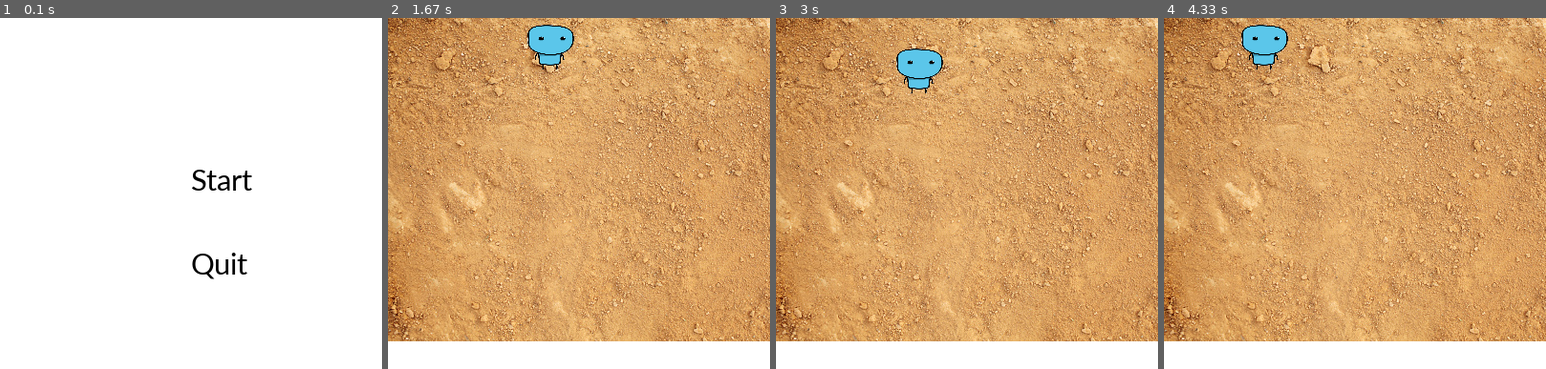
Above: before the commit, frames 1-4 (left to right).
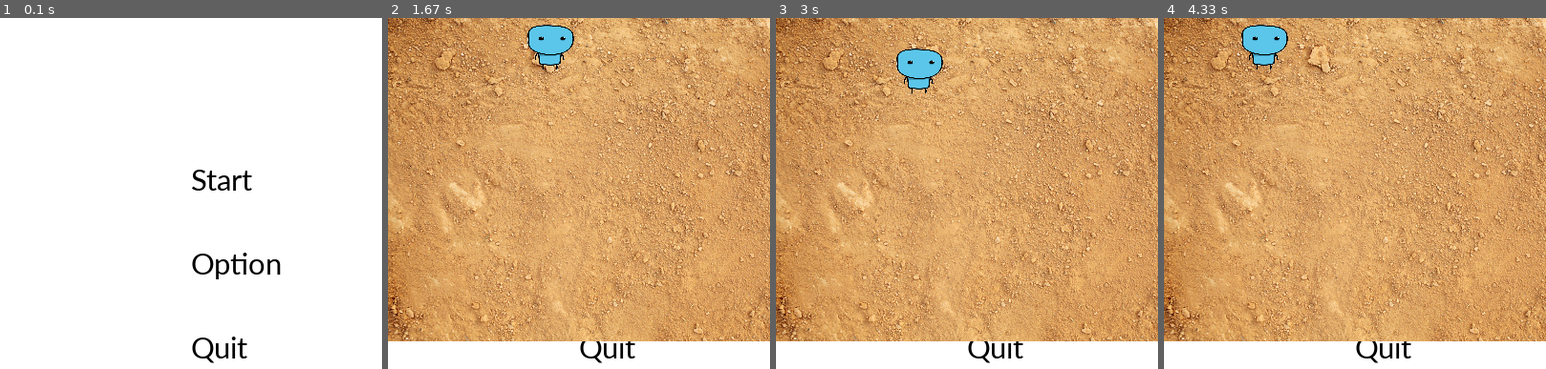
Above: after the commit, the same moments.

Repository: Shiho-c/pygame
Game: pygame game, started from main.py
Same seed, same stepped clock (60 frames per second), same inputs: the game is played once before the commit and once after it.
Inputs (mouse positions are in pixels of both pictures, inside the frame that each line leads up to):
- Up to frame 1 (0.1 s): no input
- Up to frame 2 (1.67 s): click "Start" at 0.38 s; click (563, 225) at 0.72 s; hold Right 1-1.47 s
- Up to frame 3 (3 s): hold Right 1.83-2.3 s; hold Left 2.33-2.87 s; hold Down from 2.9 s (still down)
- Up to frame 4 (4.33 s): release Down at 3.2 s; hold Left 3.23-3.63 s; hold Up 3.67-4.03 s; hold Right from 4.07 s (still down)

The runs differ from the first frame. In frame 1, 0.8% of the frame differs, in the area x 50-74%, y 66-99%; in frame 2, 0.3%; in frame 3, 0.3%; in frame 4, 0.3%.

Commit message:
added options button with hover effect

Diff:
--- a/main.py
+++ b/main.py
@@ -21,7 +21,8 @@
 corbel_font = pygame.font.SysFont('Corbel',35)
 
 start_button = LabelText("Start", corbel_font, black, window.get_width() / 2, window.get_height() / 2 - 50 )
-quit_button = LabelText("Quit", corbel_font, black, window.get_width() / 2, start_button.get_y() + start_button.get_height() + 50 )
+option_button = LabelText("Option", corbel_font, black, window.get_width() / 2, start_button.get_y() + start_button.get_height() + 50 )
+quit_button = LabelText("Quit", corbel_font, black, window.get_width() / 2, option_button.get_y() + option_button.get_height() + 50 )
 player = pygame.image.load('resources/player.png')
 player = pygame.transform.scale(player, (50, 50))
 playerX, playerY = 0, 0
@@ -35,12 +36,11 @@
         if event.type == pygame.MOUSEBUTTONDOWN:
             if start_button.collision(cursor):
                 background = (0, 0, 0)
+                pygame.mixer.music.stop()
                 game_screen = True
+            elif quit_button.collision(cursor):
                 pygame.mixer.music.stop()
-            elif quit_button.collision(cursor):
                 run = False
-                pygame.mixer.music.stop()
-    key = pygame.key.get_pressed()
 
     if playerX + player.get_width() >= window_width:
         playerX -= movementSpeed
@@ -51,6 +51,7 @@
     elif playerY < 1:
         playerY += movementSpeed
     else:
+        key = pygame.key.get_pressed()
         if key[pygame.K_LEFT]:
             playerX -= movementSpeed
         if key[pygame.K_RIGHT]:
@@ -62,7 +63,6 @@
         if event.type == pygame.QUIT:
             run = False
 
-    print(str(playerY))
 
     if game_screen:
         window.blit(game_screenBackground, game_screenBackground.get_rect())
@@ -73,12 +73,16 @@
             start_button.change_color((255,0, 0))
         elif quit_button.collision(cursor):
             quit_button.change_color((255,0, 0))
+        elif option_button.collision(cursor):
+            option_button.change_color((255,0, 0))
 
         else:
             start_button.change_color((0,0, 0))
+            option_button.change_color((0,0, 0))
             quit_button.change_color((0,0, 0))
         window.fill(background)
         window.blit(start_button.surface(), (start_button.get_x(), start_button.get_y()))
+        window.blit(option_button.surface(), (option_button.get_x(), option_button.get_y()))
         window.blit(quit_button.surface(), (quit_button.get_x(), quit_button.get_y()))
     clock.tick(60)
     pygame.display.update()
